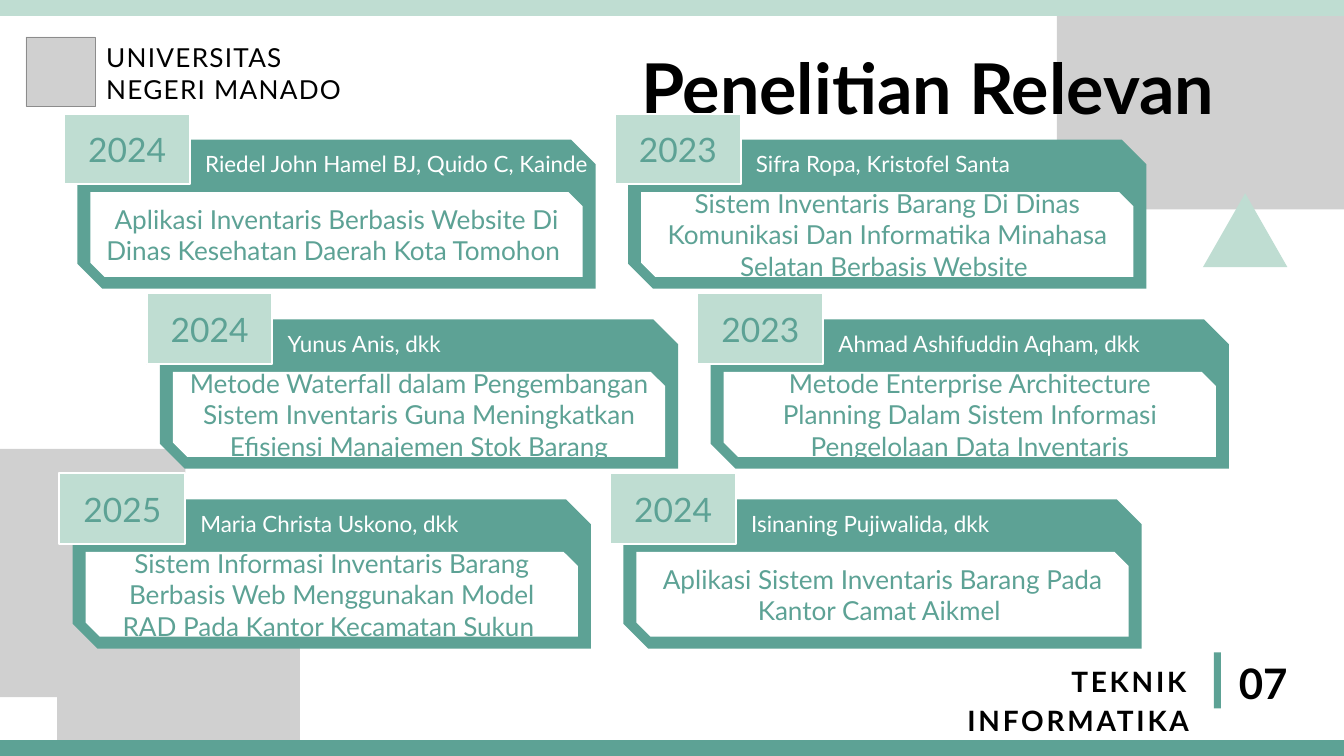
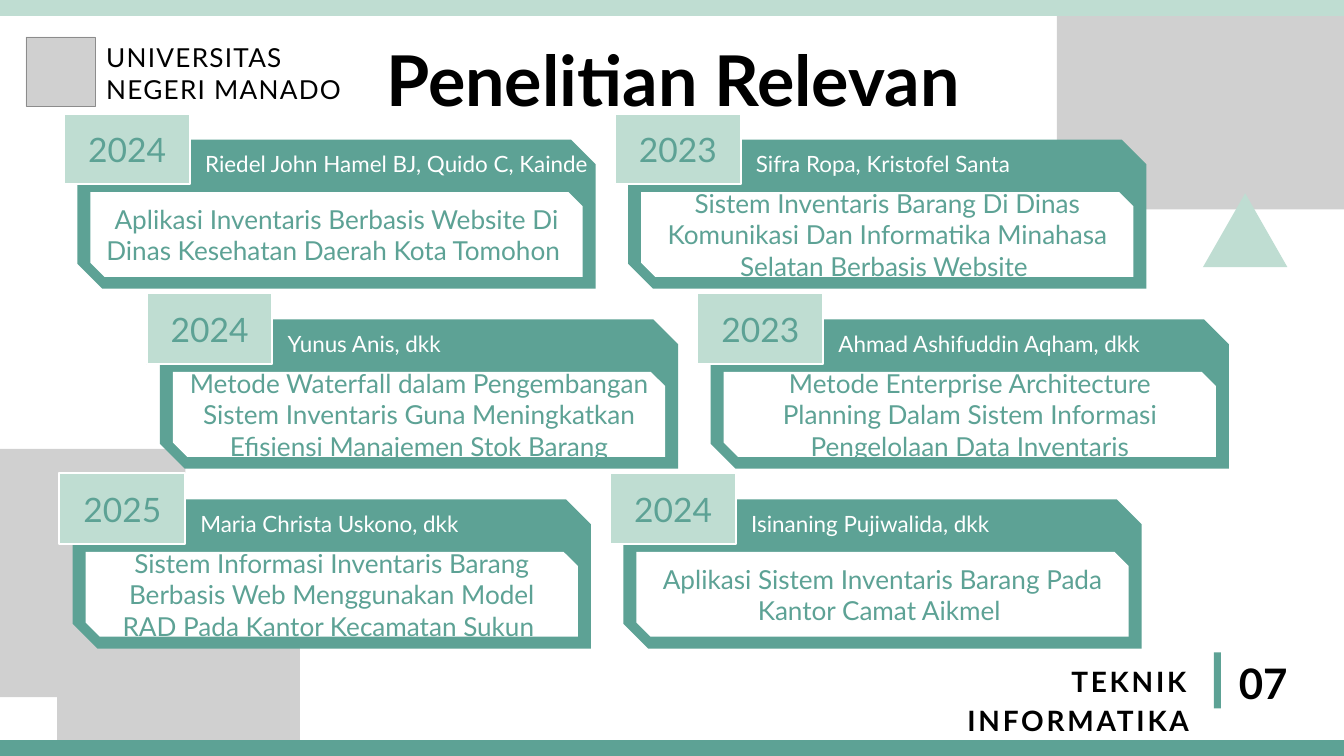
Before and after one commit to paulwenny/MyProposalSkripsi2020, a slide deck: slide 8 of PPT Ujian Proposal - Skripsi/PPT SEMPRO PAULINUS WENEHENUBUN 20210090.pptx. Drawn at 1344x756 pixels with LibreOffice and Linux fonts; fonts in the diff are those of the drawing; grey boxes stand for pictures. Boxes give left, top, right and bottom in pixels: in the first picture for what was removed or moved away, otherwise in the second. Text is boxed around its words. In the diff, an @@ line names an element or a change of style, - is before the commit and + after.

```diff
--- a/PPT Ujian Proposal - Skripsi/PPT SEMPRO PAULINUS WENEHENUBUN 20210090.pptx
+++ b/PPT Ujian Proposal - Skripsi/PPT SEMPRO PAULINUS WENEHENUBUN 20210090.pptx
@@ text "Penelitian Relevan" rewrapped from bbox=[641, 54, 1214, 128] to bbox=[386, 54, 960, 119] @@
```
Also in this commit, not shown: 1 other slide changed, 3 slides added, 2 slides removed.
